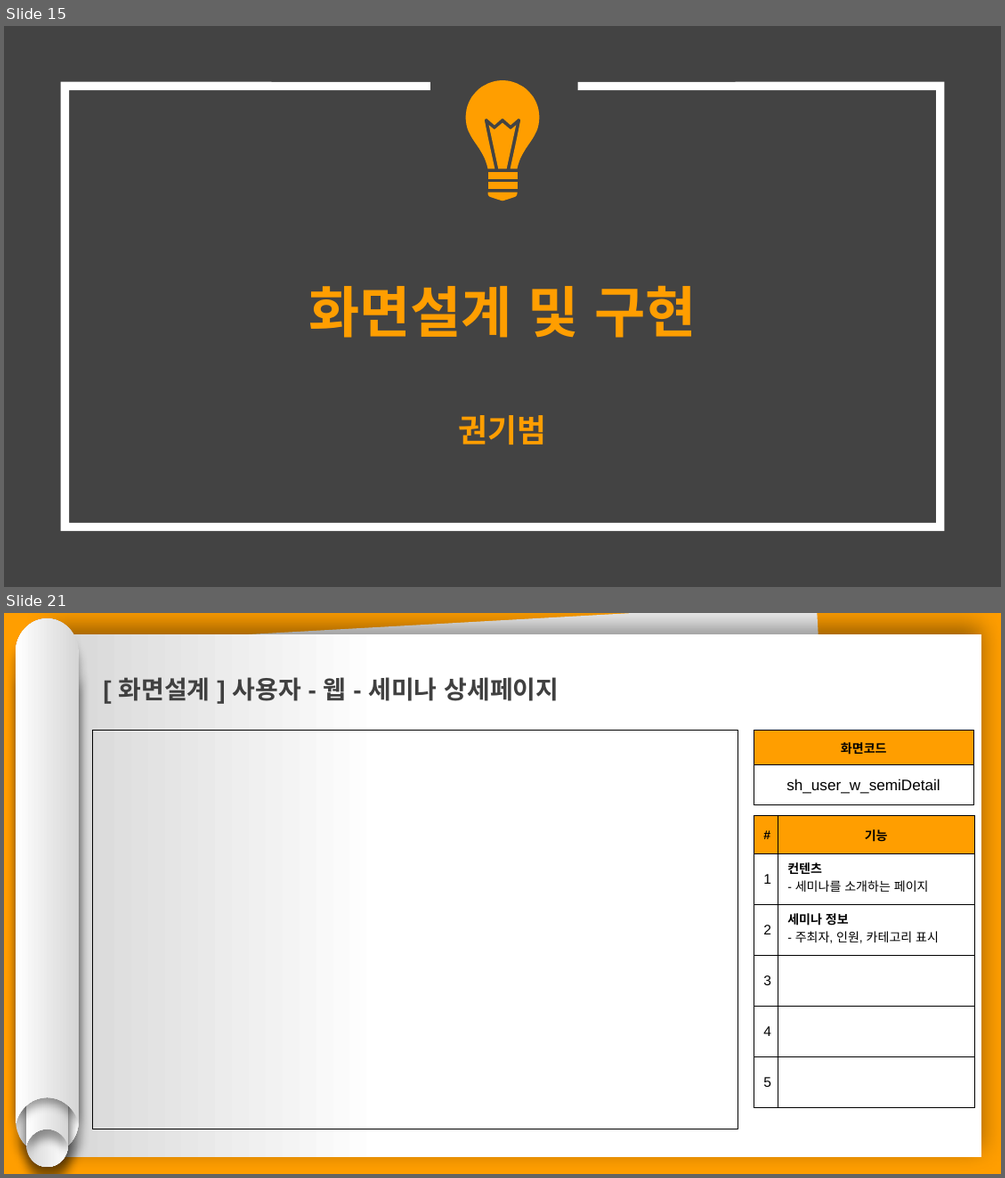
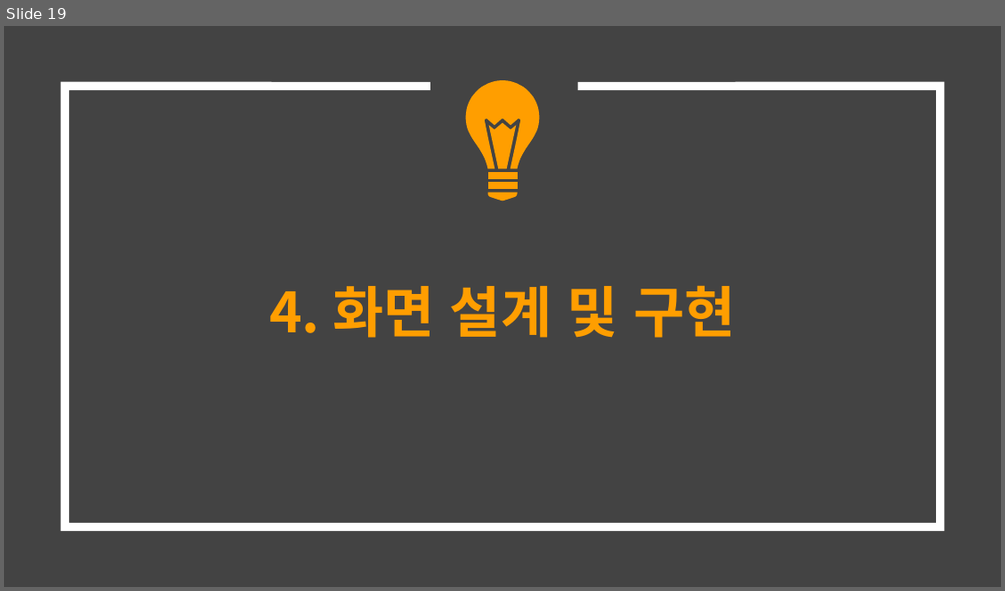
Before and after one commit to hhsw07/ezen-academy-projects, a slide deck: 0 발표용 파워포인트/0515 2차발표/0515 project06 - 파워포인트 종합.pptx. Shown one above the other, each under a label of ours: slides 15 and 21 before the commit, slide 19 after it; the slides between them are not shown. The pictures are 1005x1178 and 1005x591 pixels, drawn with LibreOffice and Linux fonts; fonts in the diff are those of the drawing. Boxes give left, top, right and bottom in pixels: in the first picture for what was removed or moved away, otherwise in the second. Text is boxed around its words. In the diff, an @@ line names an element or a change of style, - is before the commit and + after.

```diff
--- a/0 발표용 파워포인트/0515 2차발표/0515 project06 - 파워포인트 종합.pptx
+++ b/0 발표용 파워포인트/0515 2차발표/0515 project06 - 파워포인트 종합.pptx
@@ slide 21 removed at bbox=[4, 613, 1001, 1174], background #FF9E00 @@
@@ group removed at bbox=[16, 619, 79, 1167]: 4 freeform shapes @@
@@ rectangle removed at bbox=[47, 634, 981, 1156] @@
@@ rectangle removed at bbox=[58, 613, 844, 1153] @@
@@ text removed at bbox=[118, 677, 559, 701] @@
-[ 화면설계 ] 사용자 - 웹 - 세미나 상세페이지
@@ rectangle removed at bbox=[93, 730, 738, 1129] @@
@@ table removed at bbox=[753, 730, 973, 805], 2 rows, 1 columns @@
-화면코드
-sh_user_w_semiDetail
@@ table removed at bbox=[753, 815, 973, 1108], 6 rows, 2 columns @@
-# | 기능
-1 | 컨텐츠 / - 세미나를 소개하는 페이지
-2 | 세미나 정보 / - 주최자, 인원, 카테고리 표시
-3 | 
-4 | 
-5 | 
@@ what was slide 15 is now slide 19 @@
@@ slide 19 changed as well @@
@@ title at bbox=[269, 285, 735, 338]: text changed @@
-화면설계 및 구현
-권기범
+4. 화면 설계 및 구현
```
Also in this commit, not shown: 7 other slides changed, 15 slides added, 12 other slides removed.
